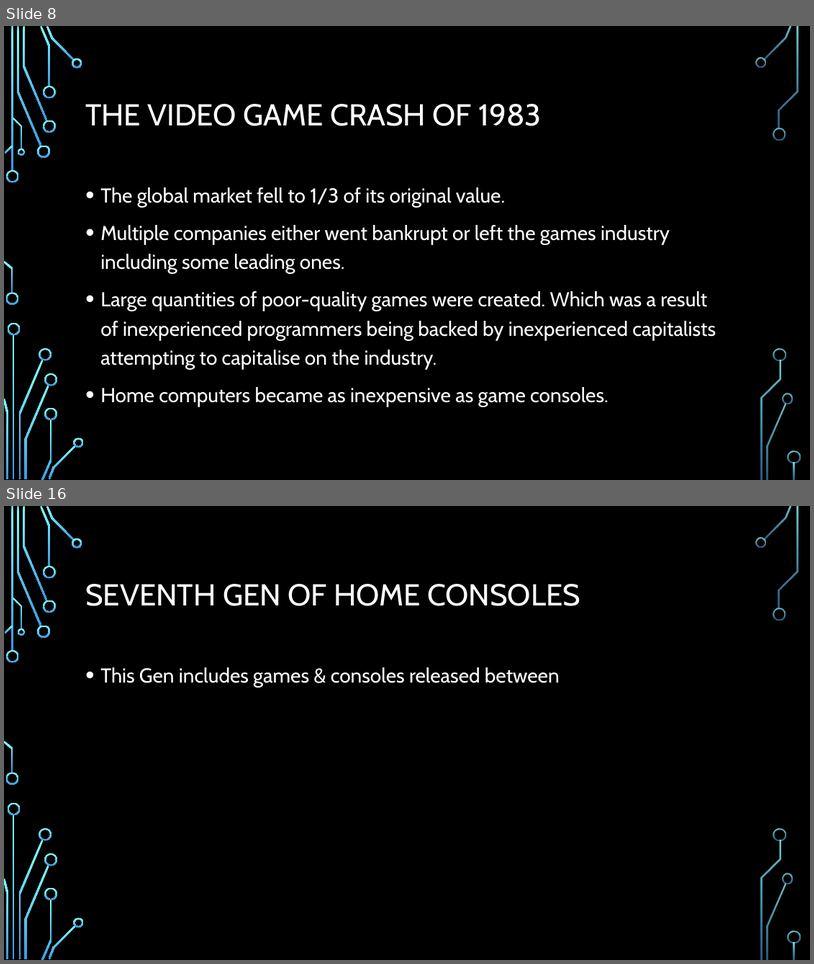
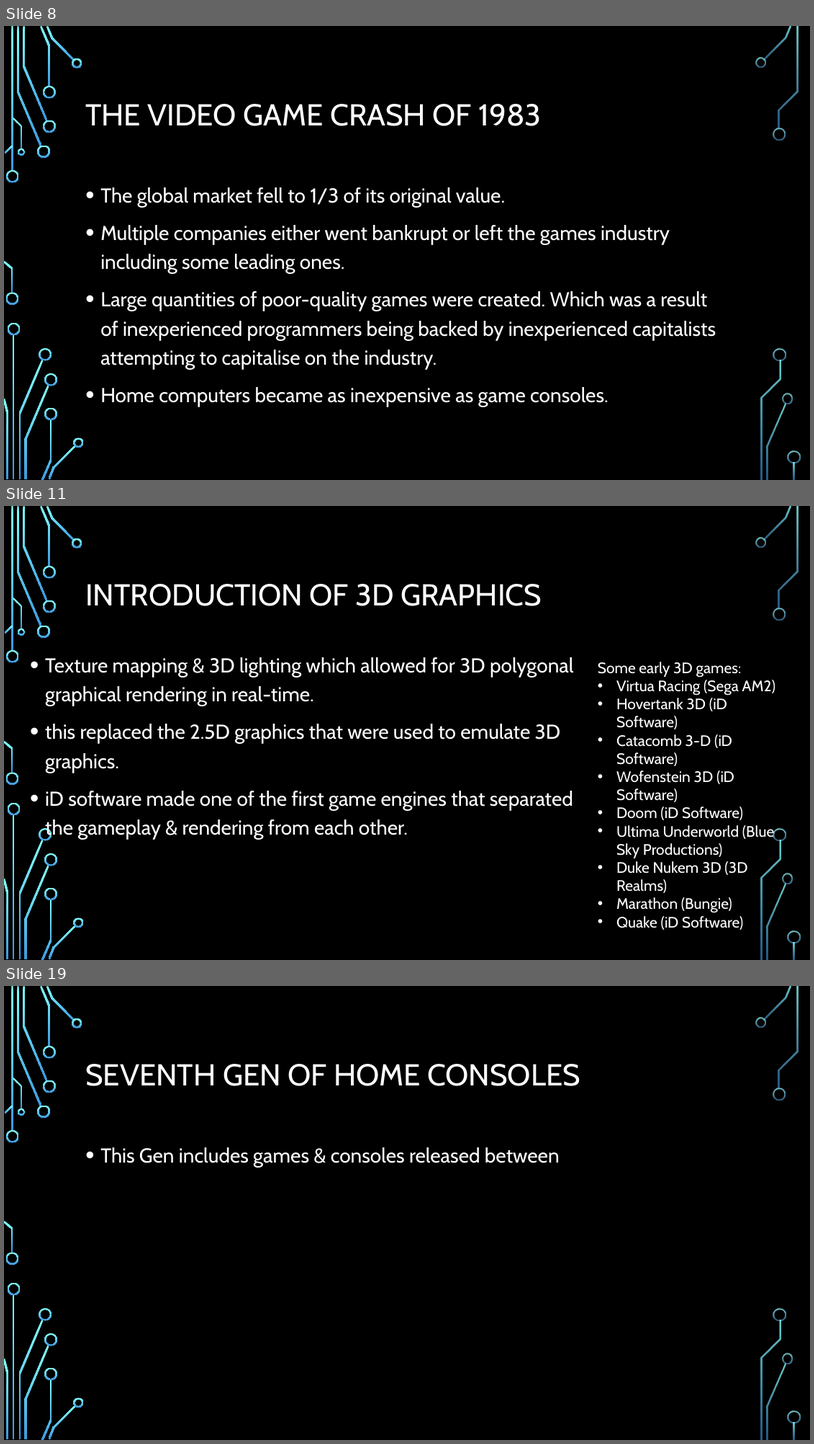
Before and after one commit to Stampard0/Assessments, a slide deck: Informational Technology (Game Design)/Part 1 Redo/Cluster - Introduction to Game Design/AT04/AT04 Video Game History By Richard Pountney.pptx. Shown one above the other, each under a label of ours: slides 8 and 16 before the commit, slides 8, 11 and 19 after it; the slides between them are not shown. The pictures are 814x964 and 814x1444 pixels, drawn with LibreOffice and Linux fonts; fonts in the diff are those of the drawing; background and template pictures are left out. Boxes give left, top, right and bottom in pixels: in the first picture for what was removed or moved away, otherwise in the second. Text is boxed around its words. In the diff, an @@ line names an element or a change of style, - is before the commit and + after.

```diff
--- a/Informational Technology (Game Design)/Part 1 Redo/Cluster - Introduction to Game Design/AT04/AT04 Video Game History By Richard Pountney.pptx
+++ b/Informational Technology (Game Design)/Part 1 Redo/Cluster - Introduction to Game Design/AT04/AT04 Video Game History By Richard Pountney.pptx
@@ slide 11 added at (4, 506, 810, 960), background picture (left out); not listed: 36 template elements that a slide beside it also shows @@
@@ title added at (85, 584, 542, 606), 36 pt, text #FFFFFF @@
+INTRODUCTION OF 3D GRAPHICS
@@ text added at (45, 657, 574, 839), 24 pt, text #FFFFFF @@
+• Texture mapping & 3D lighting which allowed for 3D polygonal graphical rendering in real-time.
+• this replaced the 2.5D graphics that were used to emulate 3D graphics.
+• iD software made one of the first game engines that separated the gameplay & rendering from each other.
@@ text added at (598, 662, 776, 928), 18 pt, text #FFFFFF @@
+Some early 3D games:
+• Virtua Racing (Sega AM2)
+• Hovertank 3D (iD Software)
+• Catacomb 3-D (iD Software)
+• Wofenstein 3D (iD Software)
+• Doom (iD Software)
+• Ultima Underworld (Blue Sky Productions)
+• Duke Nukem 3D (3D Realms)
+• Marathon (Bungie)
+• Quake (iD Software)
@@ what was slide 16 is now slide 19 @@
```
Also in this commit, not shown: 6 slides changed, 4 other slides added, 2 slides removed.
